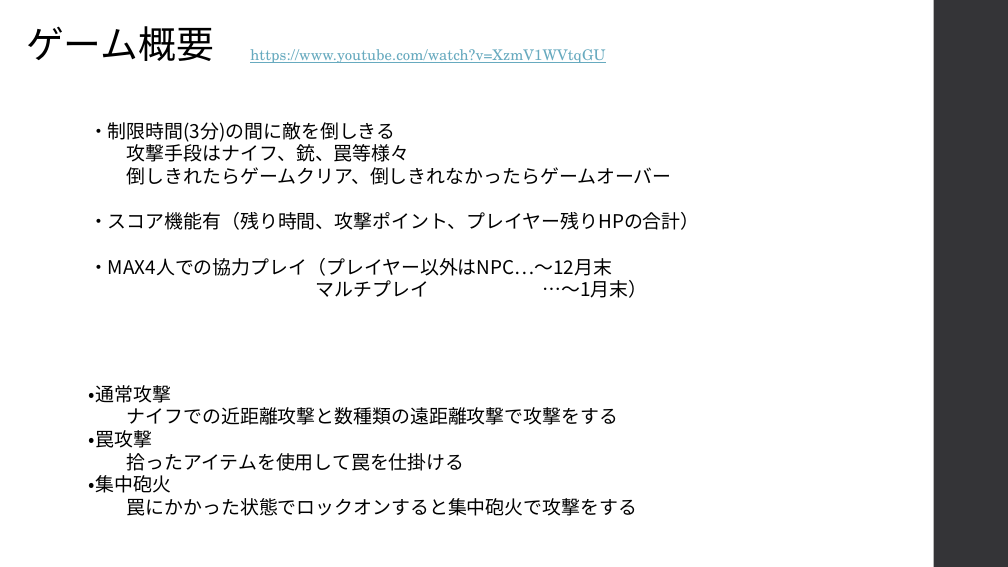
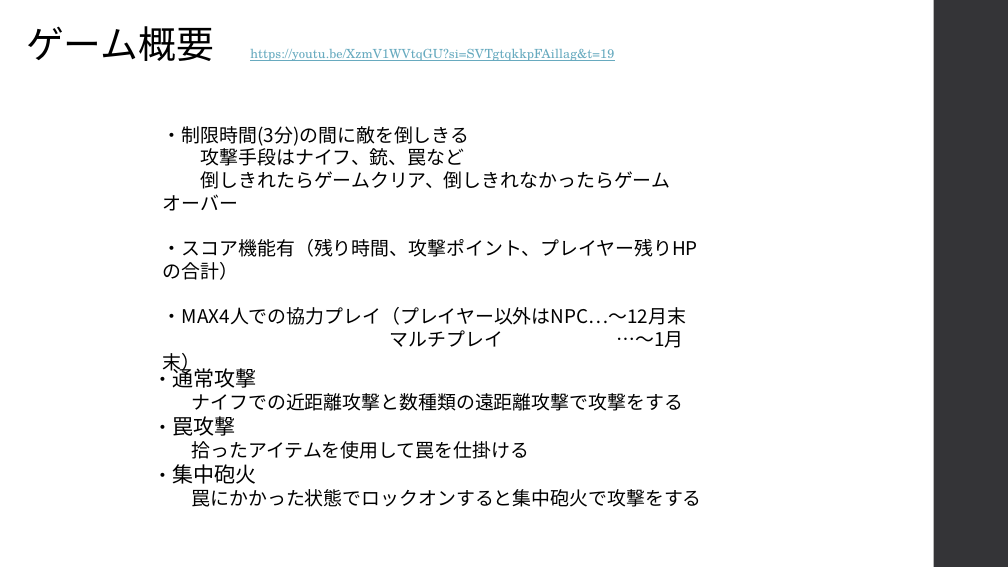
Before and after one commit to kakisawa/ProductionWork, a slide deck: slide 2 of 3DGame_3_NamelessGame/NamelessGame_企画書.pptx (slide 3 before the commit). Drawn at 1008x567 pixels with LibreOffice and Linux fonts; fonts in the diff are those of the drawing. Boxes give left, top, right and bottom in pixels: in the first picture for what was removed or moved away, otherwise in the second. Text is boxed around its words. In the diff, an @@ line names an element or a change of style, - is before the commit and + after.

```diff
--- a/3DGame_3_NamelessGame/NamelessGame_企画書.pptx
+++ b/3DGame_3_NamelessGame/NamelessGame_企画書.pptx
@@ text at [250, 49, 614, 61]: text changed; size 14 to 12 pt @@
-https://www.youtube.com/watch?v=XzmV1WVtqGU
+https://youtu.be/XzmV1WVtqGU?si=SVTgtqkkpFAillag&t=19
@@ text "・制限時間(3分)の間に敵を倒しきる": place and size @@
-text "・制限時間(3分)の間に敵を倒しきる" at [89, 122, 700, 298]
+text "・制限時間(3分)の間に敵を倒しきる" at [163, 126, 698, 325]
@@ text at [201, 145, 465, 166]: text changed @@
-攻撃手段はナイフ、銃、罠等様々
+攻撃手段はナイフ、銃、罠など
@@ text "・通常攻撃": place and size @@
-text "・通常攻撃" at [89, 385, 637, 516]
+text "・通常攻撃" at [154, 365, 702, 507]
@@ text "・通常攻撃" at [154, 365, 702, 507]: size 18 to 20 pt in "・通常攻撃", "・罠攻撃", "・集中砲火"; font TeX Gyre Schola to Noto Sans CJK JP @@
```
Also in this commit, not shown: 6 other slides changed, 1 slide removed, 7 other files.
